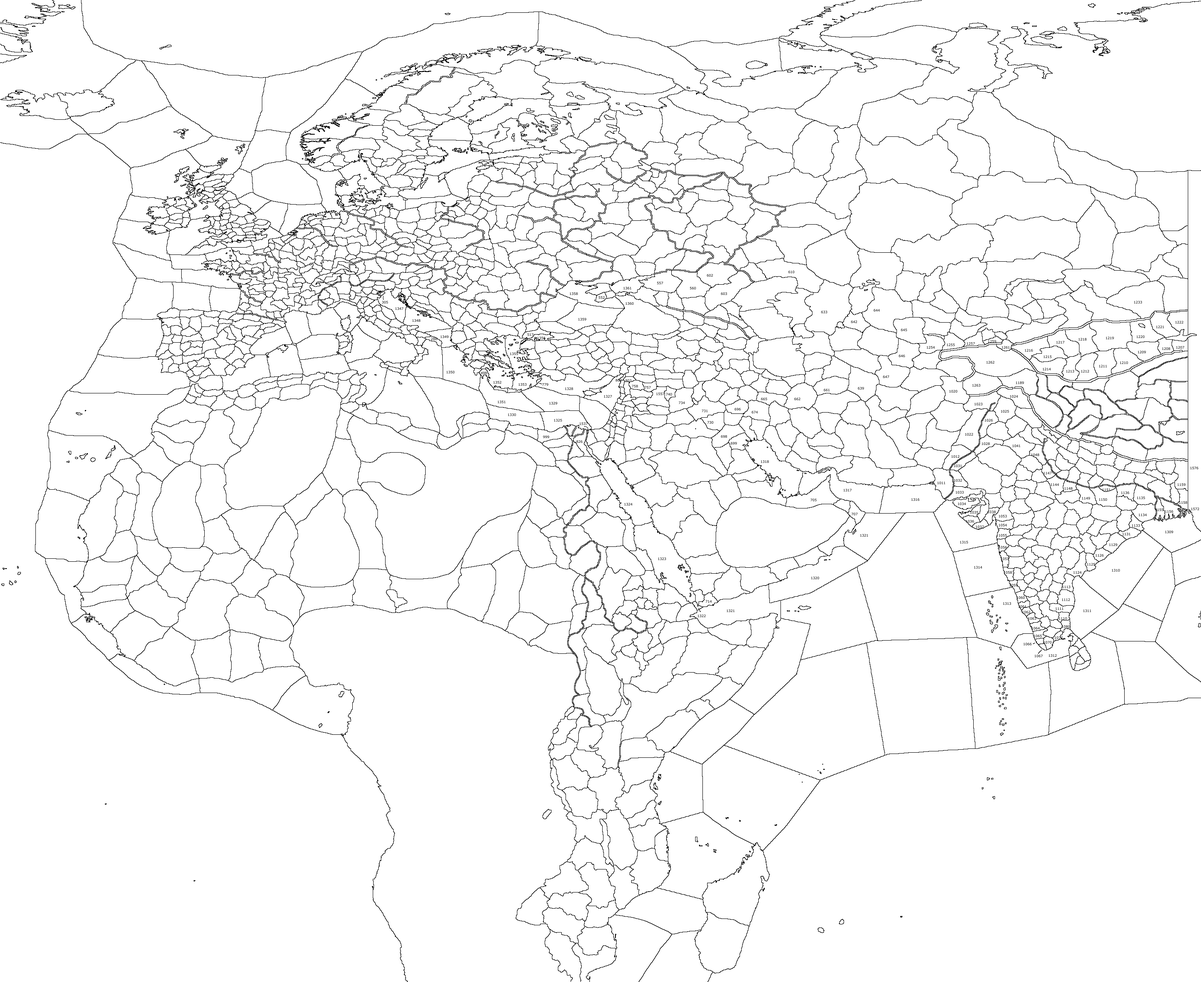
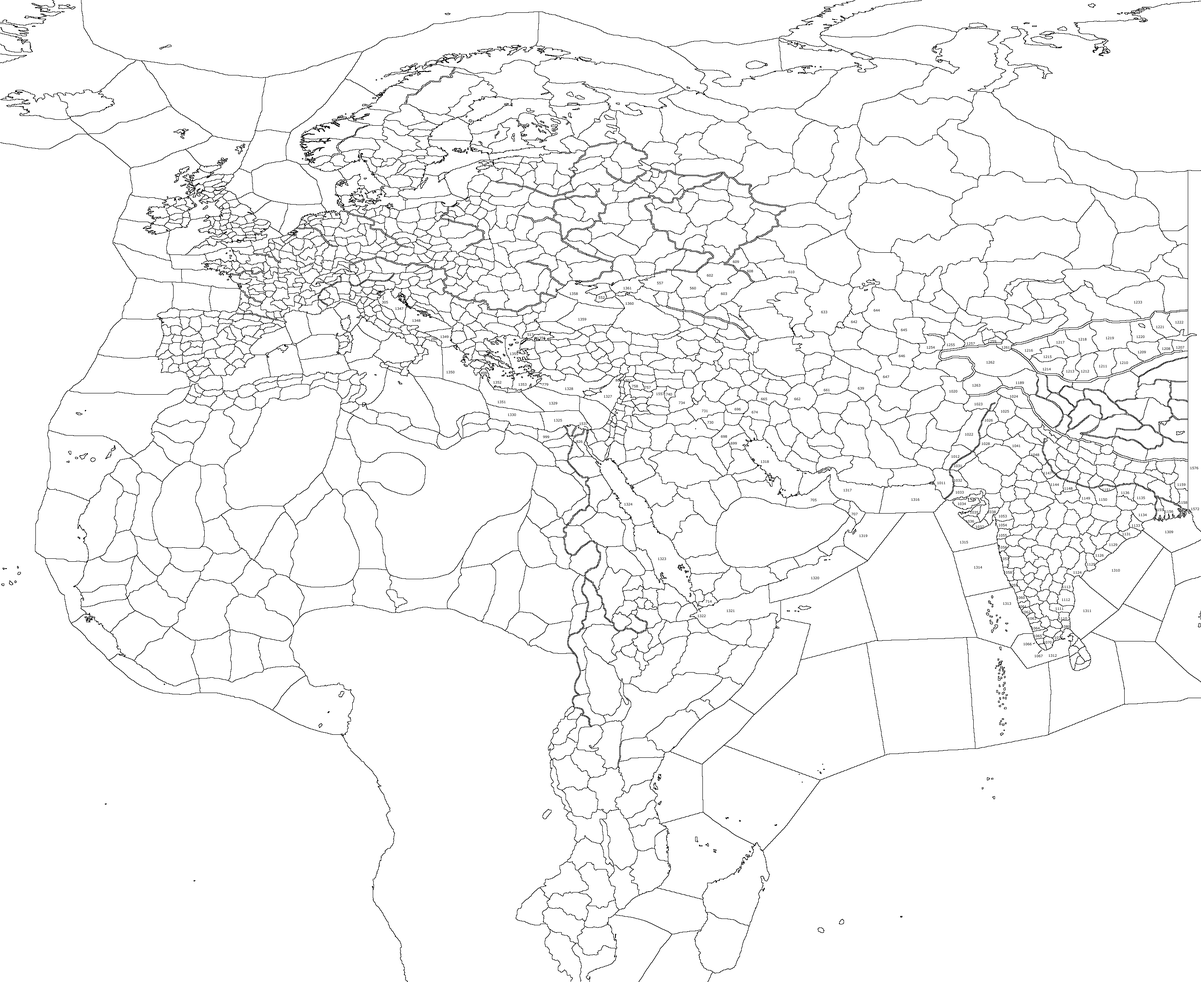
Comparing the layer stacks of the two 1201px x 982px images. Changes:
renamed "1321" to "1319", painted on it over [left=859, top=534, right=869, bottom=538]
added layer "609" above "608" over [left=732, top=260, right=739, bottom=264]
added layer "608" above "1352" over [left=746, top=269, right=753, bottom=273]
